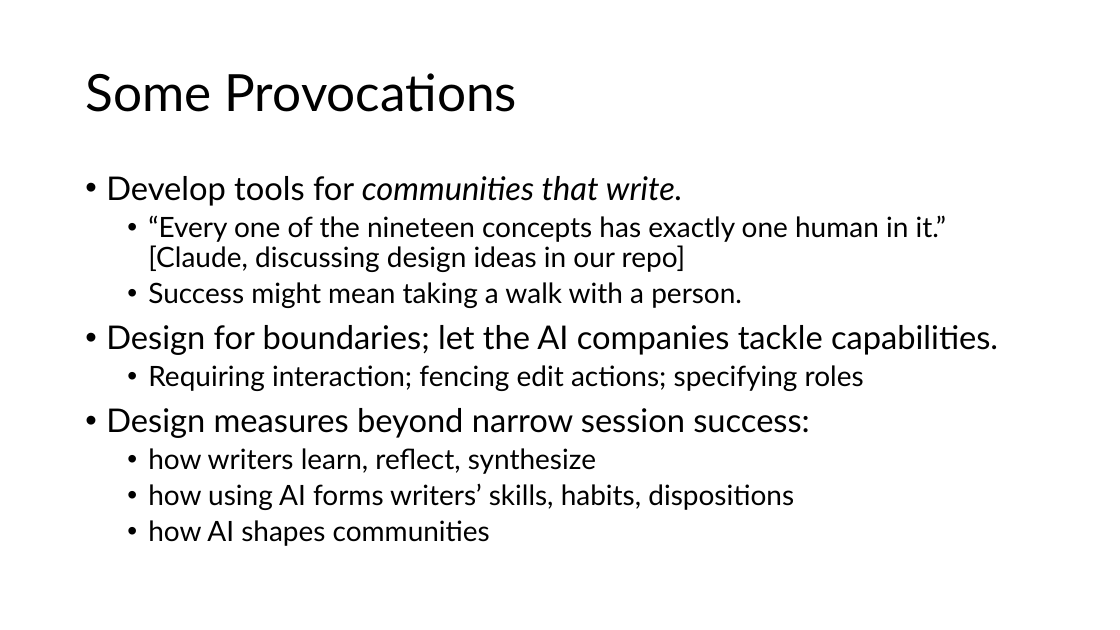
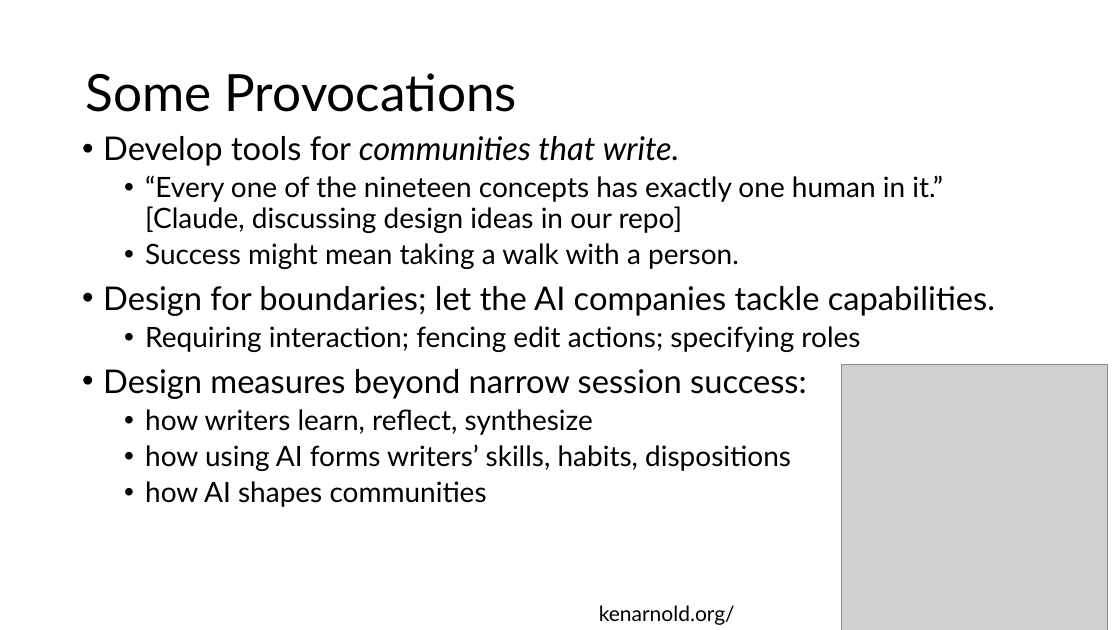
Before and after one commit to kcarnold/kcarnold.github.io, a slide deck: slide 17 of static/in2writing26-talks/Thoughtful.pptx. Drawn at 1120x630 pixels with LibreOffice and Linux fonts; fonts in the diff are those of the drawing; grey boxes stand for pictures. Boxes give left, top, right and bottom in pixels: in the first picture for what was removed or moved away, otherwise in the second. Text is boxed around its words. In the diff, an @@ line names an element or a change of style, - is before the commit and + after.

```diff
--- a/static/in2writing26-talks/Thoughtful.pptx
+++ b/static/in2writing26-talks/Thoughtful.pptx
@@ text "Develop tools for communities that ..." moved from (x1=106, y1=176, x2=998, y2=546) to (x1=103, y1=136, x2=995, y2=507) @@
@@ picture added at (x1=842, y1=365, x2=1107, y2=630) @@
@@ text added at (x1=599, y1=605, x2=735, y2=625), 18 pt, text #000000 @@
+kenarnold.org/in2writing26
```
Also in this commit, not shown: 1 other slide changed, 4 other files.
